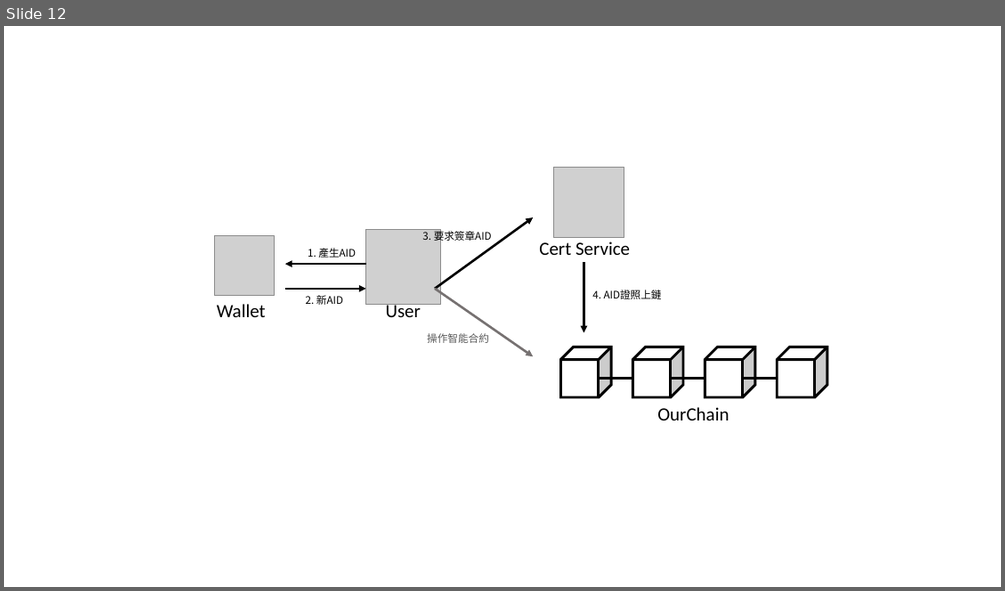
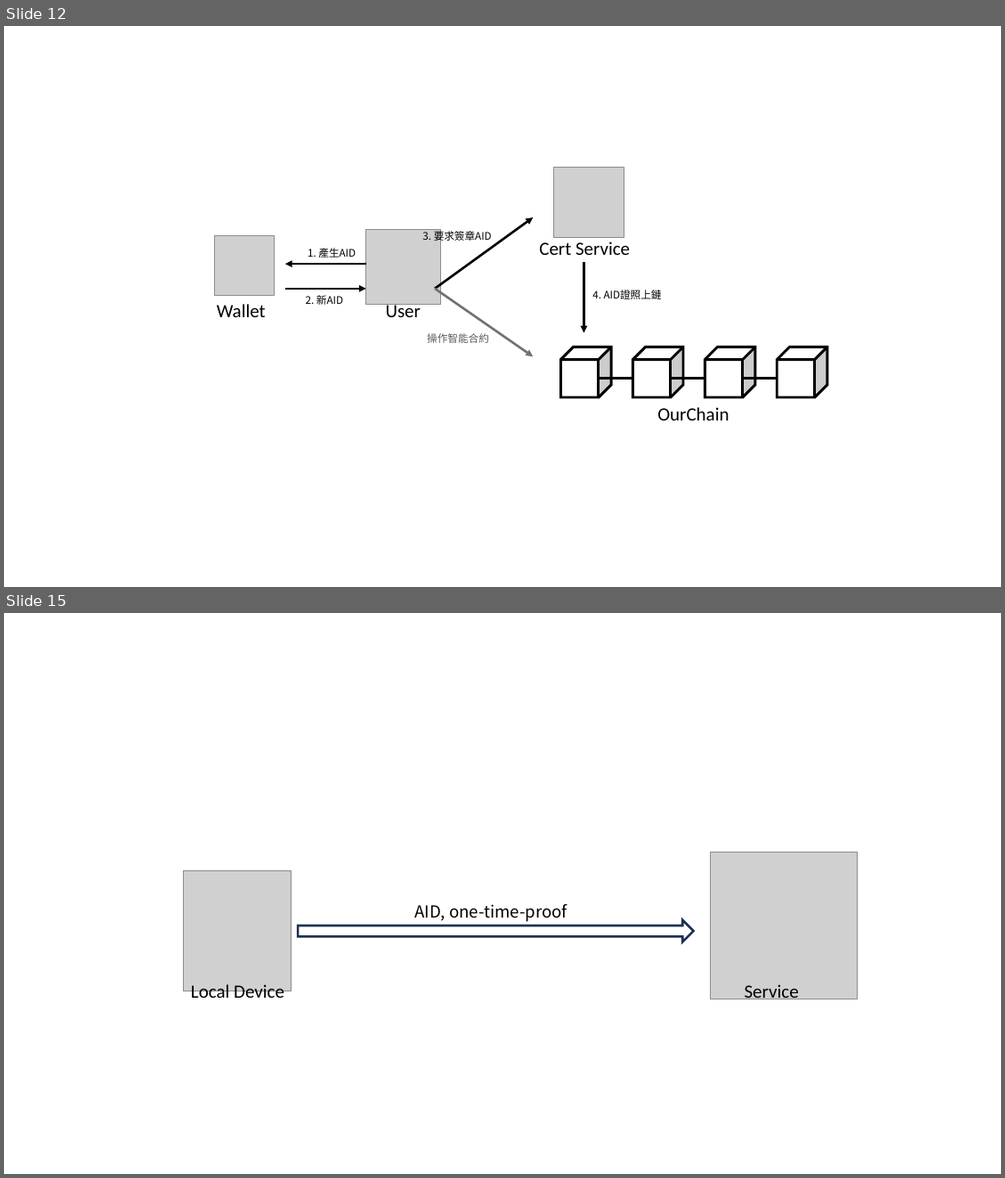
Before and after one commit to leon123858/aid-paper, a slide deck: docs/images.pptx. Shown one above the other, each under a label of ours: slide 12 before the commit, slides 12 and 15 after it; the slides between them are not shown. The pictures are 1005x591 and 1005x1178 pixels, drawn with LibreOffice and Linux fonts; fonts in the diff are those of the drawing; grey boxes stand for pictures. Boxes give left, top, right and bottom in pixels: in the first picture for what was removed or moved away, otherwise in the second. Text is boxed around its words. In the diff, an @@ line names an element or a change of style, - is before the commit and + after.

```diff
--- a/docs/images.pptx
+++ b/docs/images.pptx
@@ slide 15 added at box(4, 613, 1001, 1174), background #FFFFFF @@
@@ group added at box(184, 852, 858, 1004): 3 texts, 2 pictures, 1 right arrow @@
+Local Device
+Service
+AID, one-time-proof
```
Also in this commit, not shown: 2 other slides added, 1 slide removed, 8 other files.
